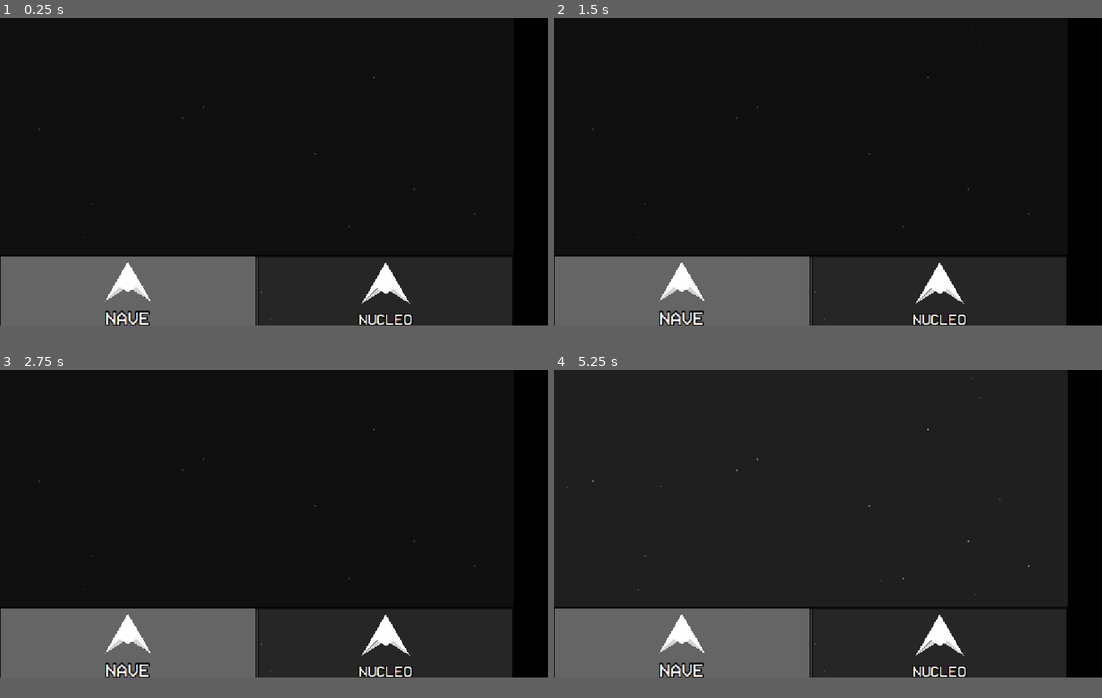
Above: before the commit, frames 1-4 (two rows, left to right).
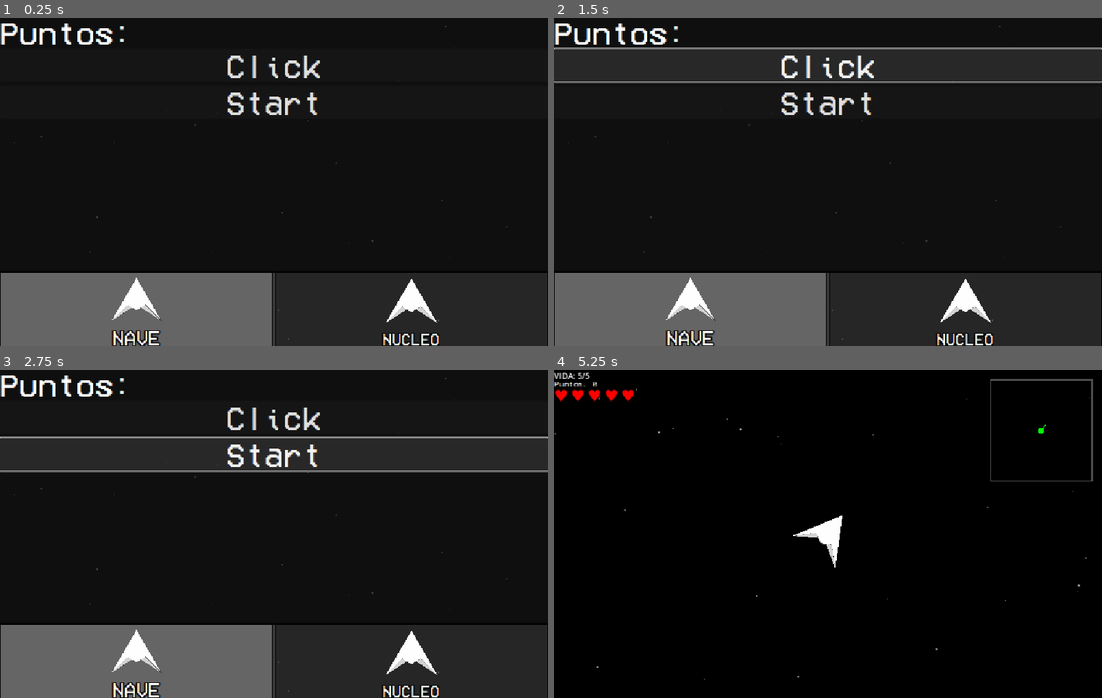
Above: after the commit, the same moments.

Repository: Maretesus666/Apeiron
Game: Godot game, scene res://scenes/Hub.tscn
The game is run twice, just before and just after one commit, with the same random seed, the same clock (stepped at 60 frames per second) and the same inputs. This scene is started directly instead of the project's main scene.
Inputs (mouse positions are in pixels of both pictures, inside the frame that each line leads up to):
- Up to frame 1 (0.25 s): no input
- Up to frame 2 (1.5 s): click (680, 290) at 0.52 s; click (828, 63) at 1.25 s, where only the run after the commit has a clickable "Click"
- Up to frame 3 (2.75 s): click (274, 448) at 2 s, where only the run after the commit has a clickable "Start"
- Up to frame 4 (5.25 s): click (828, 448) at 2.75 s, where only the run after the commit has a clickable "Start"; tap Enter at 3.5 s; move the mouse to (948, 507) at 3.52 s; press the mouse at (948, 507) at 3.53 s; hold D (move_right) 3.53-4.28 s; tap Space at 4.25 s; move the mouse to (718, 540) at 4.27 s; release the mouse at (718, 540) at 4.28 s; hold S (move_down) 4.28-5 s; click (718, 540) at 4.35 s; click (828, 415) at 5 s, where only the run after the commit has a clickable "Play"
In our replay, the window is 800x450 before the commit and 800x480 after it. These sizes can differ from the game's own. Grey fills any space a smaller window leaves; there, only what the larger window draws over its background counts as a difference.

The runs differ from the first frame. In frame 1, 11% of the frame differs, in the area x 0-100%, y 1-100%; in frame 2, 22%; in frame 3, 22%; in frame 4, 87%, in the area x 0-99%, y 0-95%.
Error before the commit: Invalid access to property or key 'size' on a base object of type 'null instance'. (res://scripts/hub.gd:16)

Commit message:
cambios en tamaño de ventana y scroll

Diff:
--- a/apeiron-godot/project.godot
+++ b/apeiron-godot/project.godot
@@ -23,6 +23,7 @@
 
 [display]
 
+window/size/viewport_width=1080
 window/stretch/mode="canvas_items"
 
 [input]
--- a/apeiron-godot/scenes/Hub.tscn
+++ b/apeiron-godot/scenes/Hub.tscn
@@ -1,8 +1,7 @@
-[gd_scene load_steps=24 format=3 uid="uid://c01db0i7tgm2d"]
+[gd_scene load_steps=23 format=3 uid="uid://c01db0i7tgm2d"]
 
 [ext_resource type="Script" uid="uid://dntkixgnexo5x" path="res://scripts/hub.gd" id="1_wi61l"]
 [ext_resource type="Script" uid="uid://nn6rx2sec51g" path="res://scripts/background_generator.gd" id="2_1t77w"]
-[ext_resource type="Script" uid="uid://bh84wxh68ihog" path="res://scripts/clicker.gd" id="2_4qglb"]
 [ext_resource type="FontFile" uid="uid://bjkvctpyibltk" path="res://assets/fonts/ultrakill.ttf" id="2_7f5op"]
 [ext_resource type="Shader" uid="uid://cvu8ucill03dy" path="res://shaders/menu.gdshader" id="3_tm630"]
 [ext_resource type="Texture2D" uid="uid://dsqmf3qkp4ovd" path="res://assets/sprites/nave.png" id="6_tm630"]
@@ -354,83 +353,12 @@
 color = Color(0, 0, 0, 1)
 metadata/_edit_use_anchors_ = true
 
-[node name="jugabilidad" type="TabContainer" parent="."]
-visible = false
-layout_mode = 0
-offset_left = 59.0
-offset_top = 6.0
-offset_right = 164.0
-offset_bottom = 46.0
-theme_override_fonts/font = ExtResource("2_7f5op")
-theme_override_font_sizes/font_size = 128
-current_tab = 0
-
-[node name="Clicker" type="Control" parent="jugabilidad"]
-layout_mode = 2
-script = ExtResource("2_4qglb")
-metadata/_tab_index = 0
-
-[node name="VBoxContainer" type="VBoxContainer" parent="jugabilidad/Clicker"]
-layout_mode = 0
-offset_right = 829.99994
-offset_bottom = 630.0
-scale = Vector2(0.1, 0.1)
-
-[node name="PointsLabel" type="Label" parent="jugabilidad/Clicker/VBoxContainer"]
-layout_mode = 2
-theme_override_fonts/font = ExtResource("2_7f5op")
-theme_override_font_sizes/font_size = 64
-text = "Puntos:"
-
-[node name="ClickButton" type="Button" parent="jugabilidad/Clicker/VBoxContainer"]
-texture_repeat = 1
-layout_mode = 2
-theme_override_fonts/font = ExtResource("2_7f5op")
-theme_override_font_sizes/font_size = 64
-text = "Click"
-
-[node name="UpgradesContainer" type="VBoxContainer" parent="jugabilidad/Clicker/VBoxContainer"]
-layout_mode = 2
-
-[node name="StartGameButton" type="Button" parent="jugabilidad/Clicker/VBoxContainer"]
-layout_mode = 2
-theme_override_fonts/font = ExtResource("2_7f5op")
-theme_override_font_sizes/font_size = 64
-text = "Start"
-
-[node name="ClickUpgradesContainer" type="VBoxContainer" parent="jugabilidad/Clicker/VBoxContainer"]
-layout_mode = 2
-
-[node name="ShipUpgradesContainer" type="VBoxContainer" parent="jugabilidad/Clicker/VBoxContainer"]
-layout_mode = 2
-
-[node name="Juego" type="Control" parent="jugabilidad"]
-visible = false
-layout_mode = 2
-metadata/_tab_index = 1
-
-[node name="VBoxContainer" type="VBoxContainer" parent="jugabilidad/Juego"]
-layout_mode = 0
-offset_right = 40.0
-offset_bottom = 40.0
-
-[node name="InfoLabel" type="Label" parent="jugabilidad/Juego/VBoxContainer"]
-layout_mode = 2
-theme_override_fonts/font = ExtResource("2_7f5op")
-theme_override_font_sizes/font_size = 64
-text = "Jugar a las navee"
-
-[node name="PlayButton" type="Button" parent="jugabilidad/Juego/VBoxContainer"]
-layout_mode = 2
-theme_override_fonts/font = ExtResource("2_7f5op")
-theme_override_font_sizes/font_size = 64
-text = "Play"
-
 [node name="ContenedorBotones" type="VBoxContainer" parent="."]
 layout_mode = 1
 anchors_preset = 15
 anchor_right = 1.0
 anchor_bottom = 1.0
+offset_right = 72.0
 grow_horizontal = 2
 grow_vertical = 2
 
@@ -453,12 +381,58 @@
 mouse_filter = 2
 theme_override_styles/panel = SubResource("StyleBoxFlat_1t77w")
 
+[node name="VBoxContainer" type="VBoxContainer" parent="ContenedorBotones/ScrollContainer/HBoxContainer/PanelContainer"]
+layout_mode = 2
+
+[node name="PointsLabel" type="Label" parent="ContenedorBotones/ScrollContainer/HBoxContainer/PanelContainer/VBoxContainer"]
+layout_mode = 2
+theme_override_fonts/font = ExtResource("2_7f5op")
+theme_override_font_sizes/font_size = 64
+text = "Puntos:"
+
+[node name="ClickButton" type="Button" parent="ContenedorBotones/ScrollContainer/HBoxContainer/PanelContainer/VBoxContainer"]
+texture_repeat = 1
+layout_mode = 2
+theme_override_fonts/font = ExtResource("2_7f5op")
+theme_override_font_sizes/font_size = 64
+text = "Click"
+
+[node name="UpgradesContainer" type="VBoxContainer" parent="ContenedorBotones/ScrollContainer/HBoxContainer/PanelContainer/VBoxContainer"]
+layout_mode = 2
+
+[node name="StartGameButton" type="Button" parent="ContenedorBotones/ScrollContainer/HBoxContainer/PanelContainer/VBoxContainer"]
+layout_mode = 2
+theme_override_fonts/font = ExtResource("2_7f5op")
+theme_override_font_sizes/font_size = 64
+text = "Start"
+
+[node name="ClickUpgradesContainer" type="VBoxContainer" parent="ContenedorBotones/ScrollContainer/HBoxContainer/PanelContainer/VBoxContainer"]
+layout_mode = 2
+
+[node name="ShipUpgradesContainer" type="VBoxContainer" parent="ContenedorBotones/ScrollContainer/HBoxContainer/PanelContainer/VBoxContainer"]
+layout_mode = 2
+
 [node name="PanelContainer2" type="PanelContainer" parent="ContenedorBotones/ScrollContainer/HBoxContainer"]
 custom_minimum_size = Vector2(1080, 0)
 layout_mode = 2
 size_flags_horizontal = 3
 mouse_filter = 2
 theme_override_styles/panel = SubResource("StyleBoxFlat_tm630")
+
+[node name="VBoxContainer" type="VBoxContainer" parent="ContenedorBotones/ScrollContainer/HBoxContainer/PanelContainer2"]
+layout_mode = 2
+
+[node name="InfoLabel" type="Label" parent="ContenedorBotones/ScrollContainer/HBoxContainer/PanelContainer2/VBoxContainer"]
+layout_mode = 2
+theme_override_fonts/font = ExtResource("2_7f5op")
+theme_override_font_sizes/font_size = 64
+text = "Jugar a las navee"
+
+[node name="PlayButton" type="Button" parent="ContenedorBotones/ScrollContainer/HBoxContainer/PanelContainer2/VBoxContainer"]
+layout_mode = 2
+theme_override_fonts/font = ExtResource("2_7f5op")
+theme_override_font_sizes/font_size = 64
+text = "Play"
 
 [node name="PanelContainer" type="PanelContainer" parent="ContenedorBotones"]
 layout_mode = 2
@@ -600,10 +574,8 @@
 &"": SubResource("AnimationLibrary_o7rky")
 }
 
-[connection signal="pressed" from="jugabilidad/Clicker/VBoxContainer/ClickButton" to="." method="_on_click_button_pressed"]
-[connection signal="pressed" from="jugabilidad/Clicker/VBoxContainer/StartGameButton" to="jugabilidad/Clicker" method="_on_start_game_button_pressed"]
-[connection signal="pressed" from="jugabilidad/Juego/VBoxContainer/PlayButton" to="." method="_on_play_button_pressed"]
 [connection signal="scroll_ended" from="ContenedorBotones/ScrollContainer" to="." method="_on_scroll_container_scroll_ended"]
 [connection signal="scroll_started" from="ContenedorBotones/ScrollContainer" to="." method="_on_scroll_container_scroll_started"]
+[connection signal="pressed" from="ContenedorBotones/ScrollContainer/HBoxContainer/PanelContainer2/VBoxContainer/PlayButton" to="." method="_on_play_button_pressed"]
 [connection signal="pressed" from="ContenedorBotones/PanelContainer/HBoxContainer/PanelContainer/Button" to="." method="_on_button_pressed" binds= [0]]
 [connection signal="pressed" from="ContenedorBotones/PanelContainer/HBoxContainer/PanelContainer2/Button" to="." method="_on_button_pressed" binds= [1]]
--- a/apeiron-godot/scripts/hub.gd
+++ b/apeiron-godot/scripts/hub.gd
@@ -1,30 +1,30 @@
 extends Control
 
-@onready var tab_container = $TabContainer
-@onready var clicker_tab = $TabContainer/Clicker
-@onready var game_info_tab = $TabContainer/Juego
-@onready var scroller: ScrollContainer = $VBoxContainer/ScrollContainer
+@onready var scroller: ScrollContainer = $ContenedorBotones/ScrollContainer
 @onready var animation_tree: AnimationTree = $AnimationTree
 
-var is_scrolling : bool = false
-var is_manual_scrolling : bool = false
-var scroll_to :float =0.0
-var scroll_to_index :int=0
+# Ya no necesitás tab_container ni clicker_tab
+# El clicker script va directo en la página 1
+
+var is_scrolling: bool = false
+var is_manual_scrolling: bool = false
+var scroll_to: float = 0.0
+var scroll_to_index: int = 0
+
 func _ready():
 	await get_tree().process_frame
 	@warning_ignore("narrowing_conversion")
-	scroller.scroll_horizontal = scroller.size.x
+	scroller.scroll_horizontal = 0
 
-
-	# Asegurarse de que el tab de clicker use el nuevo script
-	if clicker_tab:
-		var clicker_script = load("res://scripts/clicker_improved.gd")
-		if clicker_script:
-			clicker_tab.set_script(clicker_script)
-
+	# El script del clicker ahora está en la página del scroll, no en un tab
+	# Si usás clicker.gd en la página 1, asegurate de que el nodo tenga el script asignado
+func get_page_width() -> float:
+	var hbox = scroller.get_child(0)
+	if hbox and hbox.get_child_count() > 0:
+		return hbox.get_child(0).size.x
+	return scroller.size.x
 func _on_play_button_pressed():
 	get_tree().change_scene_to_file("res://scenes/game.tscn")
-
 
 func _on_scroll_container_scroll_started() -> void:
 	is_scrolling = true
@@ -34,62 +34,37 @@
 	is_scrolling = false
 
 func _process(delta: float) -> void:
-
-	var page_width := scroller.size.x
-
+	var page_width := get_page_width()
 
 	if is_manual_scrolling:
-
 		var current_scroll: float = scroller.scroll_horizontal
-		var target_scroll: float = scroll_to
-
-		scroller.scroll_horizontal = int(lerp(
-			float(current_scroll),
-			float(target_scroll),
-			1.0 - pow(0.001, delta)
-		))
-
-
+		scroller.scroll_horizontal = int(lerp(float(current_scroll), scroll_to, 1.0 - pow(0.001, delta)))
 		var blend := scroller.scroll_horizontal / page_width
 		animation_tree["parameters/blend_position"] = blend
 
-
-		if abs(scroller.scroll_horizontal - target_scroll) < 1.0:
+		if abs(scroller.scroll_horizontal - scroll_to) < 1.0:
 			@warning_ignore("narrowing_conversion")
-			scroller.scroll_horizontal = target_scroll
+			scroller.scroll_horizontal = scroll_to
 			animation_tree["parameters/blend_position"] = float(scroll_to_index)
 			is_manual_scrolling = false
 			set_process(false)
-
 	else:
-		# 🔹 Scroll automático (drag)
 		var scroll: float = scroller.scroll_horizontal / page_width
 		var target: float = float(round(scroll))
 
 		if is_scrolling:
 			animation_tree["parameters/blend_position"] = scroll
-
 		elif abs(target - scroll) > 0.01:
-			animation_tree["parameters/blend_position"] = lerp(
-				float(animation_tree["parameters/blend_position"]),
-				target,
-				0.1
-			)
-			scroller.scroll_horizontal = int(lerp(
-				float(scroller.scroll_horizontal),
-				page_width * target,
-				0.2
-			))
-
-
+			animation_tree["parameters/blend_position"] = lerp(float(animation_tree["parameters/blend_position"]), target, 0.1)
+			scroller.scroll_horizontal = int(lerp(float(scroller.scroll_horizontal), page_width * target, 0.2))
 		else:
 			animation_tree["parameters/blend_position"] = target
 			@warning_ignore("narrowing_conversion")
 			scroller.scroll_horizontal = page_width * target
 			set_process(false)
-
 func _on_button_pressed(extra_arg_0: int) -> void:
+	await get_tree().process_frame
 	scroll_to_index = extra_arg_0
-	scroll_to = scroller.size.x * extra_arg_0
+	scroll_to = get_page_width() * extra_arg_0
 	is_manual_scrolling = true
 	set_process(true)
